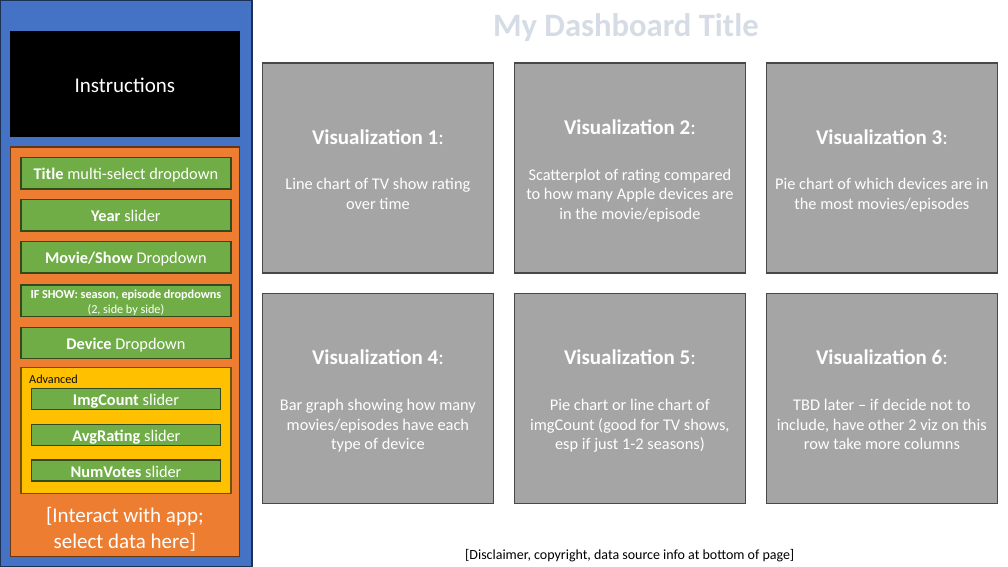
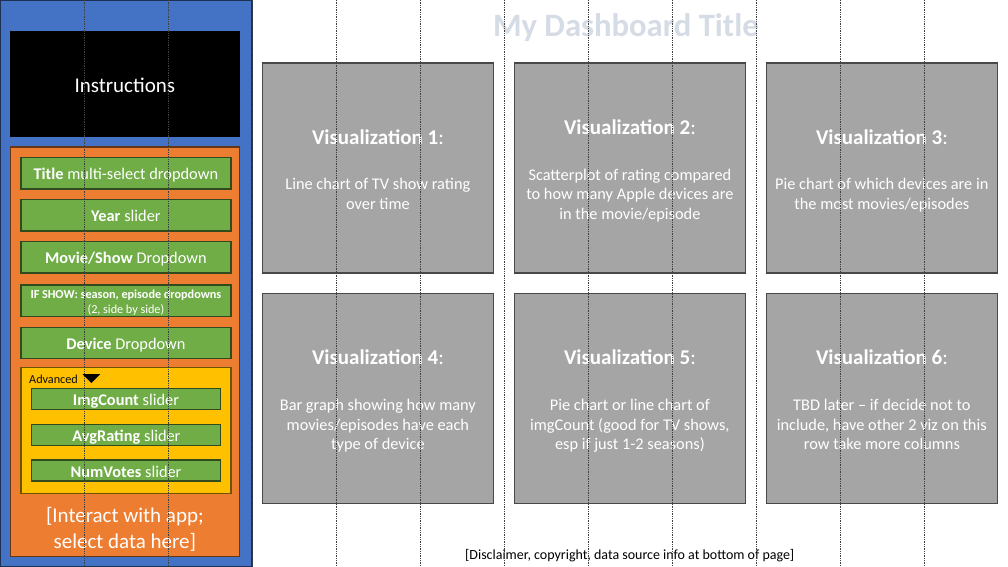
Before and after one commit to JonahZW/apple-product-placement, a slide deck: slide 2 of layout-design/layout.pptx (slide 1 before the commit). Drawn at 1008x567 pixels with LibreOffice and Linux fonts; fonts in the diff are those of the drawing. Boxes give left, top, right and bottom in pixels: in the first picture for what was removed or moved away, otherwise in the second. Text is boxed around its words. In the diff, an @@ line names an element or a change of style, - is before the commit and + after.

```diff
--- a/layout-design/layout.pptx
+++ b/layout-design/layout.pptx
@@ table added at [0, 0, 1008, 567], 1 rows, 12 columns @@
+ |  |  |  |  |  |  |  |  |  |  | 
@@ right triangle added at [84, 368, 99, 382], fill #000000, outline #000000 1 pt @@
```
Also in this commit, not shown: 1 slide added.
